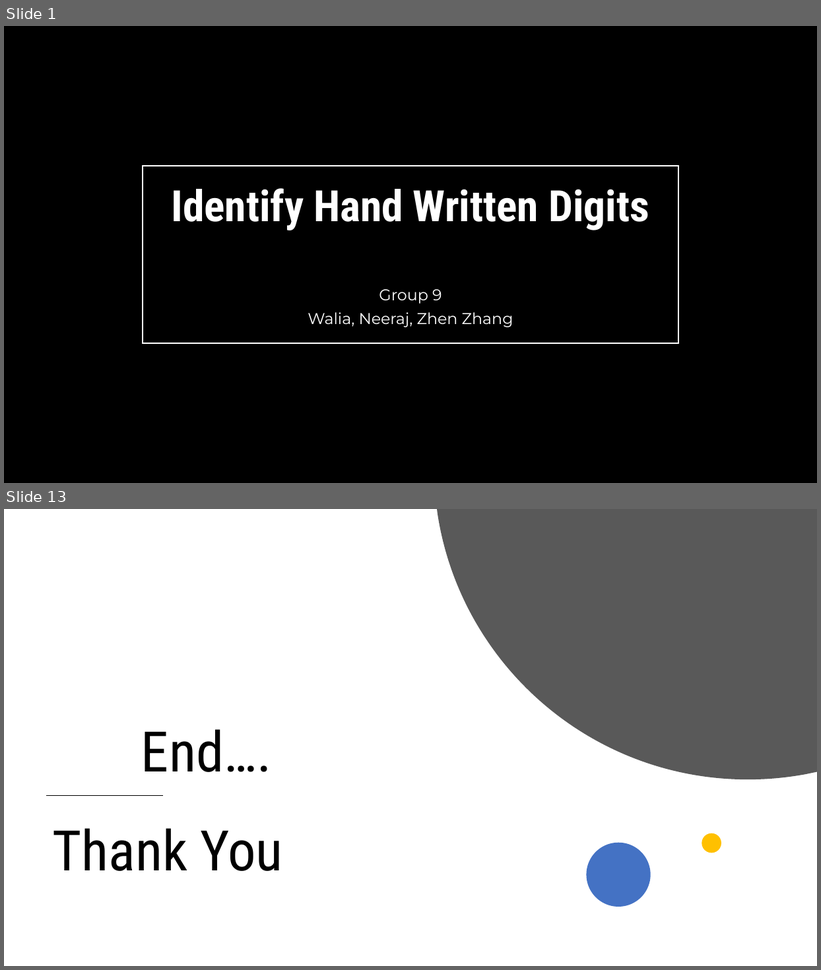
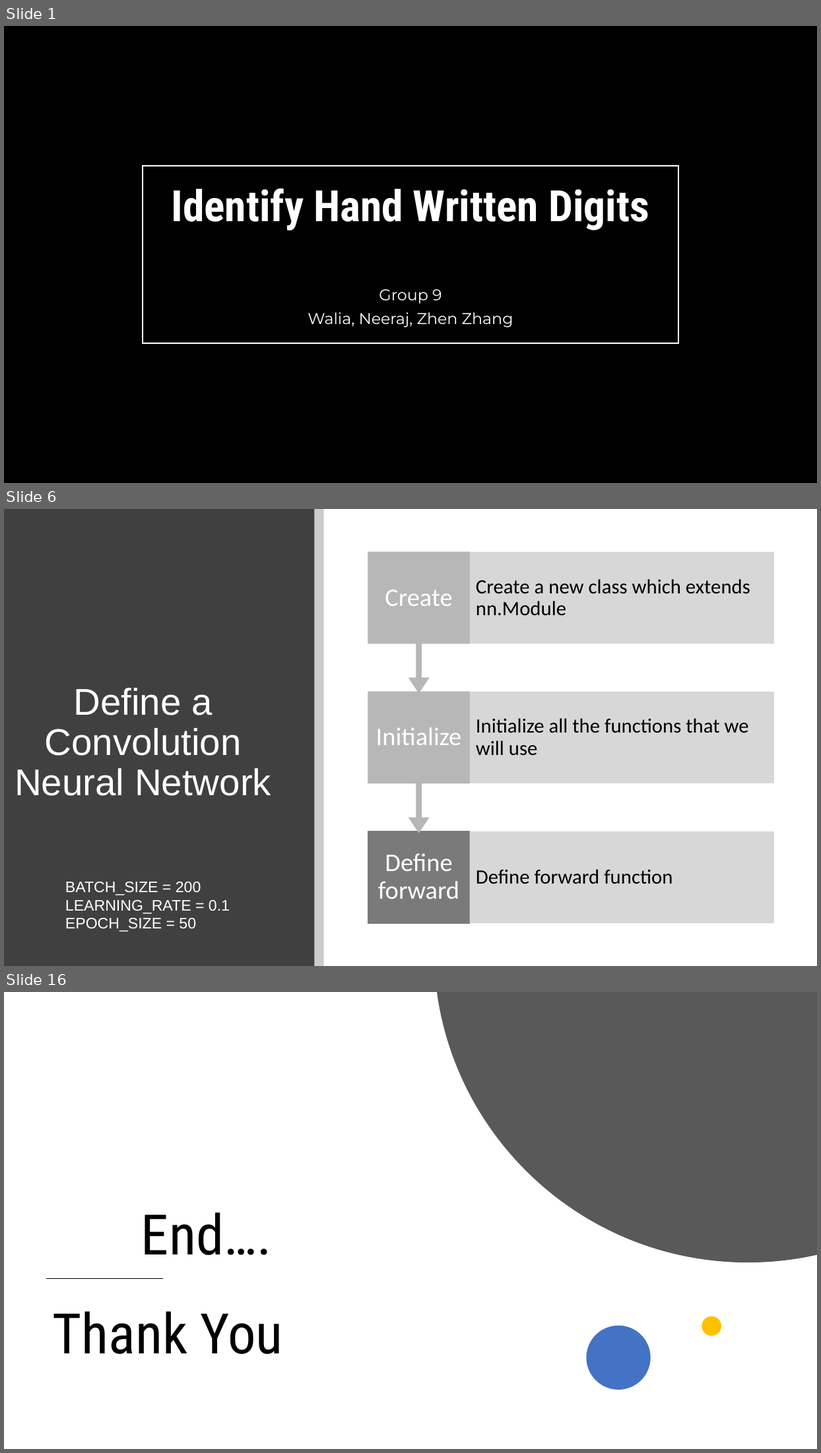
Before and after one commit to evazhang720/Final-Group-8, a slide deck: Final-Group-Presentation/ML2 - Final Project-Slice.pptx. Shown one above the other, each under a label of ours: slides 1 and 13 before the commit, slides 1, 6 and 16 after it; the slides between them are not shown. The pictures are 821x970 and 821x1453 pixels, drawn with LibreOffice and Linux fonts; fonts in the diff are those of the drawing; background and template pictures are left out. Boxes give left, top, right and bottom in pixels: in the first picture for what was removed or moved away, otherwise in the second. Text is boxed around its words. In the diff, an @@ line names an element or a change of style, - is before the commit and + after.

```diff
--- a/Final-Group-Presentation/ML2 - Final Project-Slice.pptx
+++ b/Final-Group-Presentation/ML2 - Final Project-Slice.pptx
@@ slide 6 added at [4,509,817,966], background #FFFFFF @@
@@ rectangle added at [4,509,314,966], fill #404040 @@
@@ rectangle added at [314,509,324,966], fill #000000 at 20% opacity @@
@@ group added at [368,552,774,923]: 6 texts, 4 rectangles, 2 up arrow callouts @@
+Define forward
+Define forward function
+Initialize
+Initialize all the functions that we will use
+Create
+Create a new class which extends nn.Module
@@ title added at [15,688,271,796], 44 pt, text #FFFFFF @@
+Define a Convolution Neural Network
@@ text added at [65,882,230,932], 18 pt, text #FFFFFF @@
+BATCH_SIZE = 200
+LEARNING_RATE = 0.1
+EPOCH_SIZE = 50
@@ what was slide 13 is now slide 16 @@
```
Also in this commit, not shown: 9 slides changed, 4 other slides added, 2 slides removed.
